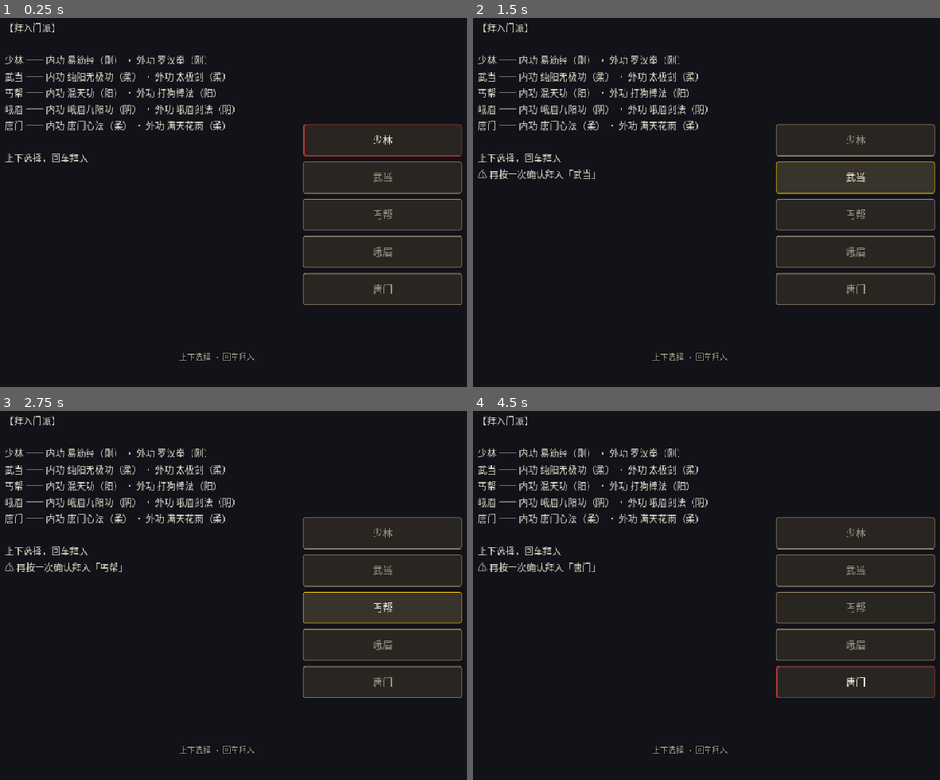
Above: before the commit, frames 1-4 (two rows, left to right).
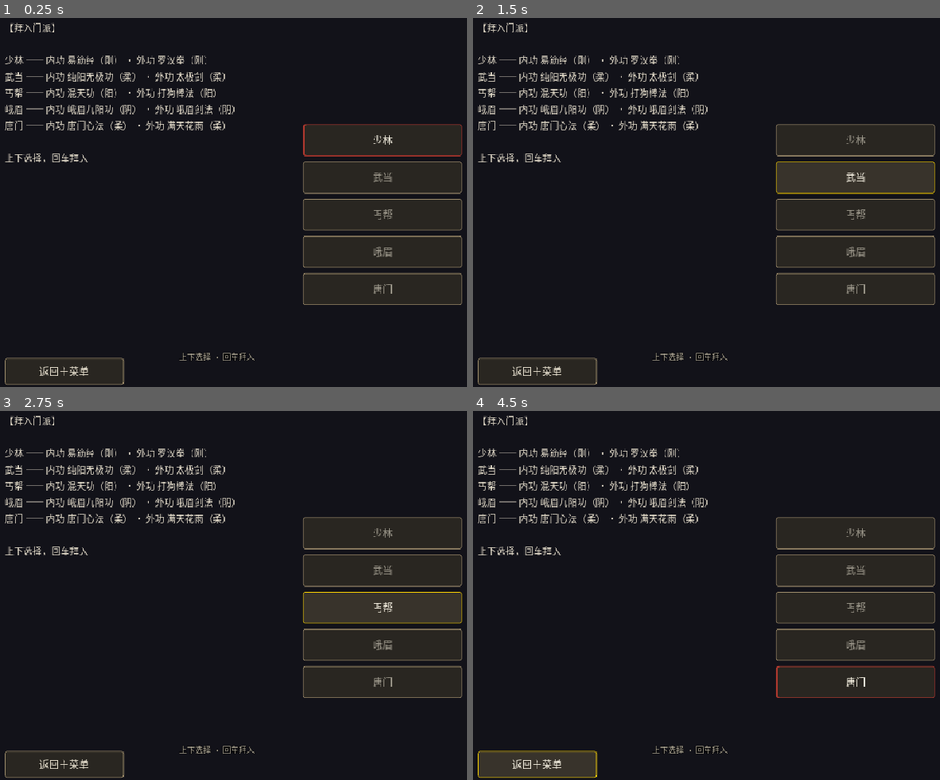
Above: after the commit, the same moments.

Repository: linxuhao/jinyong-heroes
Game: Godot game, scene res://scenes/segments/sect_select.tscn
The game is run twice, just before and just after one commit, with the same random seed, the same clock (stepped at 60 frames per second) and the same inputs. This scene is started directly instead of the project's main scene. Sound files missing from this copy of the repository are replaced by a short silence.
Inputs (mouse positions are in pixels of both pictures, inside the frame that each line leads up to):
- Up to frame 1 (0.25 s): no input
- Up to frame 2 (1.5 s): click "少林" at 0.5 s; click "武当" at 1.25 s
- Up to frame 3 (2.75 s): click "丐帮" at 2 s
- Up to frame 4 (4.5 s): click "峨眉" at 2.75 s; click "唐门" at 3.5 s; click (538, 765) at 4.25 s, where only the run after the commit has a clickable "返回主菜单"

The runs differ from the first frame. In frame 1, 0.4% of the frame differs, in the area x 1-27%, y 92-100%; in frame 2, 0.6%; in frame 3, 0.6%; in frame 4, 2.2%, in the area x 1-27%, y 41-100%.

Commit message:
dpe_game/t_impl: fix_f4_sect_join_single_press [jinyong-nav] (6 file(s))

Diff:
--- a/scenes/segments/sect_select.tscn
+++ b/scenes/segments/sect_select.tscn
@@ -128,3 +128,16 @@
 offset_bottom = 228.0
 focus_mode = 0
 text = "唐门"
+
+[node name="SectBackButton" type="Button" parent="."]
+anchors_preset = 8
+anchor_left = 0.5
+anchor_top = 0.5
+anchor_right = 0.5
+anchor_bottom = 0.5
+offset_left = -320.0
+offset_top = 308.0
+offset_right = -140.0
+offset_bottom = 348.0
+focus_mode = 0
+text = "返回主菜单"
--- a/scripts/segments/sect_select.gd
+++ b/scripts/segments/sect_select.gd
@@ -26,20 +26,18 @@
 ## focused sect's data row (false for an out-of-range focus).
 var consequence_matches_focus: bool = false
 
-## Surface (R5 C3): true when the CURRENT focus_index row is ARMED for the
-## two-press join confirmation — first press on a row arms (ZERO writes:
-## selected_sect_id stays ""), the SAME row's second press commits. A different
-## row press or a move re-arms to that row (confirm_armed becomes false until
-## re-armed). Published by _render().
-var confirm_armed: bool = false
-
-## Private: the focus_index the join arm was set for (R5 C3). The commit only
-## happens on the SAME row's second press; pressing a different row re-arms.
-var _armed_index: int = -1
+## Surface (F4): true iff the back button is on screen. The back is available
+## while nothing is committed (selected_sect_id == ""); a committed join routes
+## away from this screen, so the button never becomes a rollback path.
+## Published by _render().
+var back_button_visible: bool = true
 
 
 func _ready() -> void:
 	_wire_sect_buttons()
+	var back: Button = get_node_or_null("SectBackButton") as Button
+	if back != null:
+		back.pressed.connect(_on_back)
 	_render()
 
 
@@ -52,63 +50,47 @@
 		pressed_connected["SectButton%d" % i] = btn.get_signal_connection_list("pressed").size() > 0
 
 
-## R5 C3: two-press join confirmation. FIRST press on a row: focus + render +
-## arm (ZERO writes — selected_sect_id stays ""). SAME-row SECOND press: commit
-## through the existing _pick() path byte-identically. A different row press
-## re-arms to that row.
+## Join is SINGLE-PRESS on EVERY input path (click and keyboard ui_accept share
+## the same _pick() commit). Owner F4 ruling: the three verbatim gates pin the
+## one-press join as an iron law FOR THE GAME, not for one input path — the
+## two-press arm from R5 is gone. The press is made safe by the owner's two
+## actual rulings, both kept: (a) C1 — the consequence preview
+## (consequence_text, rendered in _render()) shows what joining gives BEFORE
+## the press; (b) C3 — SectBackButton is on screen while nothing is committed.
+## The year-end SECT SWITCH keeps its two-press confirm (cultivation.gd, a
+## different file and a real switch with a cost — no gate pins that join).
 func _on_sect_pressed(i: int) -> void:
 	focus_index = i
 	_render()
-	if not confirm_armed or _armed_index != focus_index:
-		confirm_armed = true
-		_armed_index = focus_index
-		var ids: Array[String] = ProgressionGongfaData.sect_ids()
-		var sname: String = ""
-		if focus_index >= 0 and focus_index < ids.size():
-			var row: Dictionary = ProgressionGongfaData.SECTS[focus_index]
-			sname = tr(str(row["display_name"]))
-		var body: Label = get_node_or_null("BodyLabel") as Label
-		if body != null:
-			body.text = body.text + "\n" + tr("⚠ 再按一次确认拜入「%s」") % sname
-		return
-	confirm_armed = false
-	_armed_index = -1
 	_pick()
 
 
 func _unhandled_input(event: InputEvent) -> void:
 	if event.is_action_pressed("ui_accept"):
 		get_viewport().set_input_as_handled()
-		# Keyboard mirrors the press logic symmetrically: first accept arms
-		# (zero writes), same-row second accept commits.
-		if not confirm_armed or _armed_index != focus_index:
-			confirm_armed = true
-			_armed_index = focus_index
-			var ids: Array[String] = ProgressionGongfaData.sect_ids()
-			var sname: String = ""
-			if focus_index >= 0 and focus_index < ids.size():
-				var row: Dictionary = ProgressionGongfaData.SECTS[focus_index]
-				sname = tr(str(row["display_name"]))
-			var body: Label = get_node_or_null("BodyLabel") as Label
-			if body != null:
-				body.text = body.text + "\n" + tr("⚠ 再按一次确认拜入「%s」") % sname
-			return
-		confirm_armed = false
-		_armed_index = -1
+		# Same single-press commit path as the click handler above.
 		_pick()
+	elif event.is_action_pressed("ui_cancel"):
+		get_viewport().set_input_as_handled()
+		_on_back()
 	elif event.is_action_pressed("move_up"):
 		get_viewport().set_input_as_handled()
 		focus_index = (focus_index - 1 + 5) % 5
-		# A move re-arms to the moved row: the old row is no longer armed.
-		confirm_armed = false
-		_armed_index = -1
 		_render()
 	elif event.is_action_pressed("move_down"):
 		get_viewport().set_input_as_handled()
 		focus_index = (focus_index + 1) % 5
-		confirm_armed = false
-		_armed_index = -1
 		_render()
+
+
+## C3 back (F4): route to the main menu ONLY while nothing is committed.
+## GameManager.enter_menu() is the documented public, guard-free, zero-write
+## route (enter_segment cannot express MENU; restart_game() would reset the
+## profile). Zero profile writes, zero RNG ops, zero saves.
+func _on_back() -> void:
+	if selected_sect_id != "" or SceneManager.pending_swap:
+		return
+	GameManager.enter_menu()
 
 
 func _pick() -> void:
@@ -151,6 +133,8 @@
 	# through _render(): _on_sect_pressed and move_up/move_down alike).
 	consequence_text = _consequence_text(focus_index)
 	consequence_matches_focus = consequence_text != ""
+	var back: Button = get_node_or_null("SectBackButton") as Button
+	back_button_visible = back != null and back.visible
 
 
 ## C1 renderer: consequence of the sect at focus_index, composed FROM DATA
Not shown, changed: playtest/_common.yaml
Not shown, changed: playtest/sect_join_needs_confirm.yaml
Not shown, added: final/delivery_notes_fix_f4_sect_join_single_press.md
Not shown, changed: tests/test_playtest_contract_smoke.py
